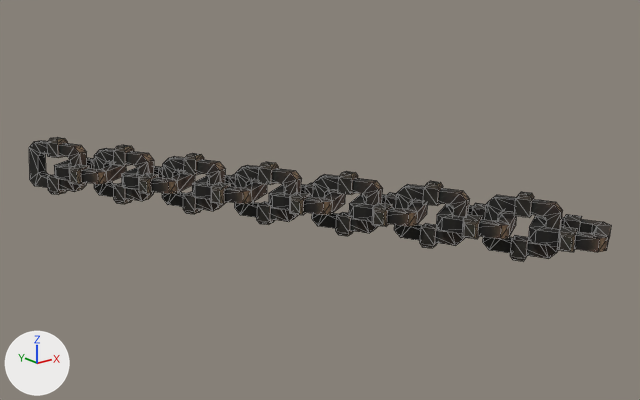
The OBJ model sceneobjs/shenjie_dongxue_373/shejie_dongxue_373_lianzi_02.obj: old version first, new version second.
Both versions are drawn from a camera (50 mm lens) standing at (-204.0, -555.0, 150.0) and looking at (105.0, -168.0, -5.0). Lighting does not change. The marker at lower left points along +X, +Y and +Z. Mesh edges are drawn as thin lines. Where no turn or scale is listed for an object, it has been applied to the vertices. Vertices at the same position are counted once.

In view in the first picture: 'shejie_dongxue_373_lianzi_02'.
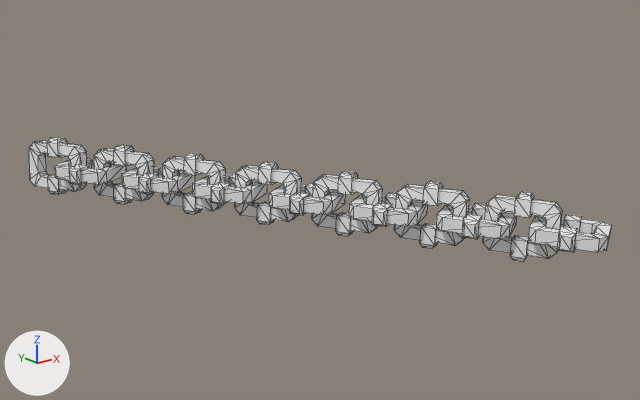
Changed parts and their boxes (x1, y1, x2, y2) in the pictures (640 x 400 px):
part 1 of me_shejie_dongxue_373_lianzi_02, recoloured: (47, 137, 582, 261) in both
part 2 of me_shejie_dongxue_373_lianzi_02, recoloured: (29, 141, 611, 259) in both

What changed in the scene script:
```text
Add mat_material_1_1:
    mat_material_1_1 = principled_material('material_1')
    mat_material_1_1.base_color = (0.8, 0.8, 0.8)  # white #e7e7e7
    mat_material_1_1.roughness = 1.0
Add mat_material_2_1:
    mat_material_2_1 = principled_material('material_2')
    mat_material_2_1.base_color = (0.8, 0.8, 0.8)  # white #e7e7e7
    mat_material_2_1.roughness = 1.0
Change me_shejie_dongxue_373_lianzi_02:
    where me_shejie_dongxue_373_lianzi_02.from_pydata(...)  # 784 vertices, 1456 faces; spans x -4.0..191.0, y -317.0..2.0, z -23.0..18.0
    used by ob_shejie_dongxue_373_lianzi_02; location = (0.0, 0.0, 0.0)
    me_shejie_dongxue_373_lianzi_02 part 1: all 560 faces that had it switch from mat_material_2 (picture img_shejie_dongxue_373_lianzi_01_02_png) to mat_material_2_1 (white #e7e7e7)
    me_shejie_dongxue_373_lianzi_02 part 2: all 896 faces that had it switch from mat_material_1 (picture img_shejie_dongxue_373_lianzi_01_01_png) to mat_material_1_1 (white #e7e7e7)
```
